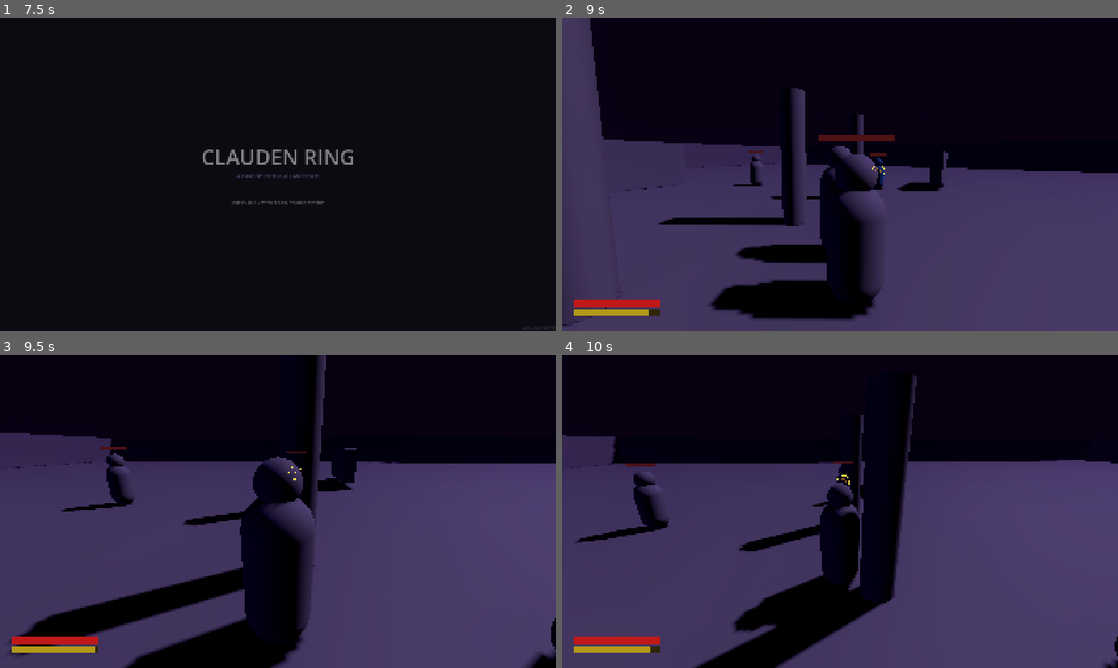
Above: before the commit, frames 1-4 (two rows, left to right).
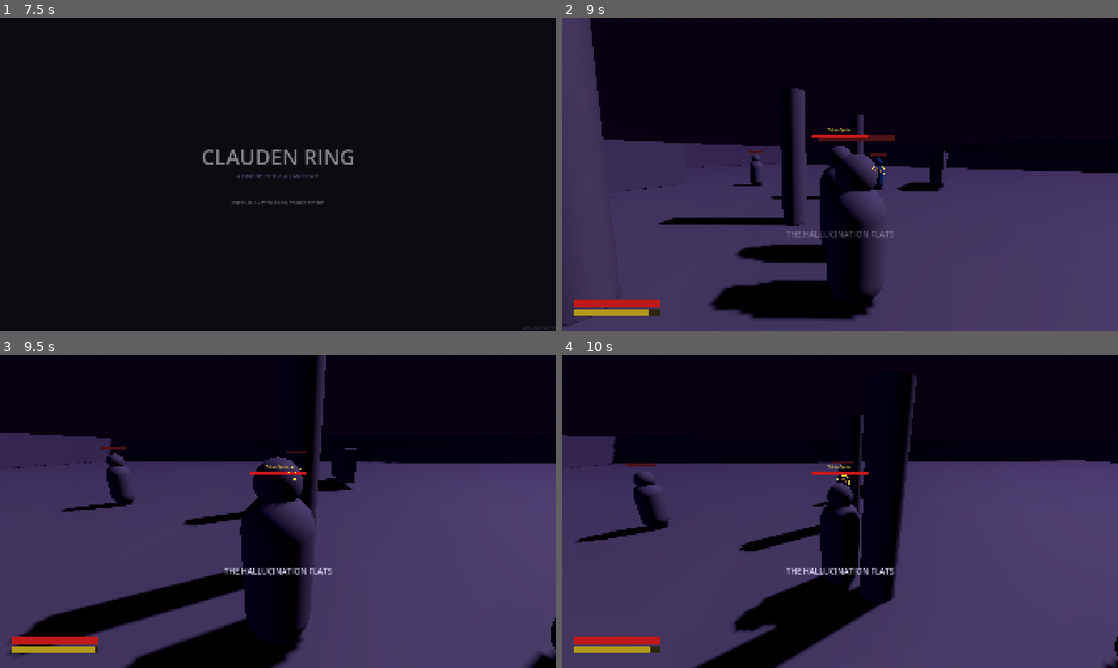
Above: after the commit, the same moments.

Repository: ninjahawk/Clauden-Ring
Game: Godot game, scene res://scenes/Boot.tscn
The game is run twice, just before and just after one commit, with the same random seed, the same clock (stepped at 60 frames per second) and the same inputs.
Inputs (mouse positions are in pixels of both pictures, inside the frame that each line leads up to):
- Up to frame 1 (7.5 s): tap Enter at 0.5, 4.25, 5.75, 6.5 s; move the mouse to (400, 158) at 0.52 s; hold D (move_right) 0.53-1.28 s; hold Right mouse button (attack_heavy) 0.53-1.28 s; click (400, 158) at 0.67 s; move the mouse to (166, 190) at 1.27 s; hold S (move_back) 1.28-2.03 s; click (166, 190) at 1.35 s; move the mouse to (333, 105) at 2.02 s; hold D (move_right) 2.03-2.78 s; hold Space (dodge) 2.03-2.78 s; move the mouse to (250, 237) at 2.77 s; hold W (move_forward) 2.78-3.53 s; tap Middle mouse button (lock_on) at 2.85, 5.85 s; click (250, 237) at 2.92 s; tap Space (dodge) at 3.5, 5 s; move the mouse to (444, 221) at 3.52 s; hold Right mouse button (attack_heavy) 3.53-4.28 s; hold A (move_left) 3.53-5.03 s; move the mouse to (111, 127) at 4.27 s; click (111, 127) at 4.35 s; move the mouse to (305, 174) at 5.02 s; hold S (move_back) 5.03-5.78 s; hold Space (dodge) 5.03-5.78 s; click (305, 174) at 5.17 s; move the mouse to (194, 96) at 5.77 s; hold D (move_right) 5.78-6.53 s; move the mouse to (400, 158) at 6.52 s; hold W (move_forward) 6.53-7.28 s; hold Right mouse button (attack_heavy) 6.53-7.28 s; move the mouse to (166, 190) at 7.27 s; hold D (move_right) from 7.28 s (still down); click (166, 190) at 7.35 s
- Up to frame 2 (9 s): move the mouse to (851, 168) at 8.02 s; release D (move_right) at 8.03 s; hold W (move_forward) 8.03-8.78 s; hold Space (dodge) 8.03-8.78 s; move the mouse to (834, 180) at 8.77 s; hold A (move_left) from 8.78 s (still down); tap Middle mouse button (lock_on) at 8.85 s
- Up to frame 3 (9.5 s): keep holding A (move_left)
- Up to frame 4 (10 s): move the mouse to (878, 514) at 9.52 s; release A (move_left) at 9.53 s; hold W (move_forward) from 9.53 s (still down); hold Right mouse button (attack_heavy) from 9.53 s (still down)

Frame 1 is identical in both runs. In frame 2, 0.3% of the frame differs, in the area x 40-60%, y 35-71%; in frame 3, 0.4%; in frame 4, 0.4%.

Commit message:
AI parody flavor: zone title, enemy display names (Deprecated Model/Token Spitter), lock-on name+HP bar, fix capture.ps1 to target specific scenes

Diff:
--- a/scenes/enemies/Enemy.gd
+++ b/scenes/enemies/Enemy.gd
@@ -20,6 +20,9 @@
 var _body_meshes: Array[MeshInstance3D] = []
 var _original_materials: Array[Material] = []
 var _flash_material: StandardMaterial3D = null
+
+const display_name := "Deprecated Model"
+const lore := "Once deployed with confidence. Now shambles through hallucinations, repeating outputs no one asked for."
 
 func _ready() -> void:
 	add_to_group("enemy")
--- a/scenes/enemies/RangedEnemy.gd
+++ b/scenes/enemies/RangedEnemy.gd
@@ -1,4 +1,7 @@
 extends CharacterBody3D
+
+const display_name := "Token Spitter"
+const lore := "Maintains distance. Fires probabilistic projectiles. Each shot is confident and wrong."
 
 const SPEED := 2.0
 const RETREAT_SPEED := 3.5
--- a/scenes/ui/LockOnReticle.gd
+++ b/scenes/ui/LockOnReticle.gd
@@ -5,31 +5,46 @@
 var reticle_alpha: float = 0.0
 var spin: float = 0.0
 var screen_pos: Vector2 = Vector2.ZERO
-var show_reticle: bool = false
+var current_target: Node = null
+
+@onready var name_label: Label = $CanvasLayer/NameLabel
+@onready var hp_fill: ColorRect = $CanvasLayer/TargetBar/Fill
 
 func _ready() -> void:
 	player = get_tree().get_first_node_in_group("player")
+	name_label.modulate.a = 0.0
+	hp_fill.modulate.a = 0.0
 
 func _process(delta: float) -> void:
 	camera = get_viewport().get_camera_3d()
 	if not camera or not player:
-		show_reticle = false
-		reticle_alpha = move_toward(reticle_alpha, 0.0, delta * 6.0)
-		queue_redraw()
+		_fade_out(delta)
 		return
-
 	var target: Node = player.get("lock_target")
 	if not target or target.get("is_dead"):
-		show_reticle = false
-		reticle_alpha = move_toward(reticle_alpha, 0.0, delta * 6.0)
-		queue_redraw()
+		_fade_out(delta)
 		return
-
-	show_reticle = true
 	reticle_alpha = move_toward(reticle_alpha, 1.0, delta * 10.0)
+	name_label.modulate.a = reticle_alpha
+	hp_fill.modulate.a = reticle_alpha
 	spin += delta * 1.2
 	var world_pos: Vector3 = target.global_position + Vector3(0, 1.0, 0)
 	screen_pos = camera.unproject_position(world_pos)
+	# Update name if target changed
+	if target != current_target:
+		current_target = target
+		var dname = target.get("display_name")
+		name_label.text = str(dname) if dname else "???"
+	# Update target HP bar
+	var hp_pct: float = clampf(float(target.get("hp")) / float(target.get("HP_MAX")), 0.0, 1.0)
+	hp_fill.size.x = 200.0 * hp_pct
+	queue_redraw()
+
+func _fade_out(delta: float) -> void:
+	reticle_alpha = move_toward(reticle_alpha, 0.0, delta * 6.0)
+	name_label.modulate.a = reticle_alpha
+	hp_fill.modulate.a = reticle_alpha
+	current_target = null
 	queue_redraw()
 
 func _draw() -> void:
@@ -37,15 +52,10 @@
 		return
 	var a := reticle_alpha
 	var r := 22.0
-	var col_outer := Color(1.0, 0.9, 0.3, a)
-	var col_inner := Color(1.0, 0.6, 0.1, a * 0.5)
-	# Outer spinning arc segments
+	var col := Color(1.0, 0.9, 0.3, a)
+	var col_dim := Color(1.0, 0.6, 0.1, a * 0.5)
 	for i in 4:
 		var angle := spin + i * PI * 0.5
-		var arc_start := angle
-		var arc_end := angle + PI * 0.35
-		draw_arc(screen_pos, r, arc_start, arc_end, 16, col_outer, 2.0)
-	# Inner static circle
-	draw_arc(screen_pos, r * 0.45, 0, TAU, 24, col_inner, 1.5)
-	# Center dot
+		draw_arc(screen_pos, r, angle, angle + PI * 0.35, 16, col, 2.0)
+	draw_arc(screen_pos, r * 0.45, 0, TAU, 24, col_dim, 1.5)
 	draw_circle(screen_pos, 2.5, Color(1.0, 0.9, 0.3, a))
--- a/scenes/ui/LockOnReticle.tscn
+++ b/scenes/ui/LockOnReticle.tscn
@@ -7,3 +7,40 @@
 
 [node name="Reticle" type="Node2D" parent="."]
 script = ExtResource("1_reticle")
+
+[node name="CanvasLayer" type="CanvasLayer" parent="Reticle"]
+layer = 5
+
+[node name="NameLabel" type="Label" parent="Reticle/CanvasLayer"]
+anchor_left = 0.5
+anchor_top = 0.36
+anchor_right = 0.5
+anchor_bottom = 0.36
+offset_left = -150.0
+offset_top = -12.0
+offset_right = 150.0
+offset_bottom = 12.0
+text = "Deprecated Model"
+horizontal_alignment = 1
+theme_override_font_sizes/font_size = 13
+theme_override_colors/font_color = Color(1.0, 0.9, 0.3, 1)
+
+[node name="TargetBar" type="Control" parent="Reticle/CanvasLayer"]
+anchor_left = 0.5
+anchor_top = 0.36
+anchor_right = 0.5
+anchor_bottom = 0.36
+offset_left = -100.0
+offset_top = 14.0
+offset_right = 100.0
+offset_bottom = 26.0
+
+[node name="Background" type="ColorRect" parent="Reticle/CanvasLayer/TargetBar"]
+anchor_right = 1.0
+anchor_bottom = 1.0
+color = Color(0.1, 0.05, 0.05, 0.7)
+
+[node name="Fill" type="ColorRect" parent="Reticle/CanvasLayer/TargetBar"]
+anchor_bottom = 1.0
+offset_right = 200.0
+color = Color(0.8, 0.1, 0.1, 1)
--- /dev/null
+++ b/scenes/ui/ZoneTitle.gd
@@ -0,0 +1,25 @@
+extends CanvasLayer
+
+@onready var label: Label = $Label
+
+func _ready() -> void:
+	label.modulate.a = 0.0
+
+func show_zone(zone_name: String) -> void:
+	label.text = zone_name
+	_animate()
+
+func _animate() -> void:
+	var t := 0.0
+	# Fade in
+	while t < 1.0:
+		t = minf(t + get_process_delta_time() * 1.2, 1.0)
+		label.modulate.a = t
+		await get_tree().process_frame
+	await get_tree().create_timer(2.5).timeout
+	# Fade out
+	t = 1.0
+	while t > 0.0:
+		t = maxf(t - get_process_delta_time() * 0.6, 0.0)
+		label.modulate.a = t
+		await get_tree().process_frame
--- /dev/null
+++ b/scenes/ui/ZoneTitle.tscn
@@ -0,0 +1,21 @@
+[gd_scene load_steps=2 format=3]
+
+[ext_resource type="Script" path="res://scenes/ui/ZoneTitle.gd" id="1_zone"]
+
+[node name="ZoneTitle" type="CanvasLayer"]
+layer = 8
+script = ExtResource("1_zone")
+
+[node name="Label" type="Label" parent="."]
+anchor_left = 0.5
+anchor_top = 0.7
+anchor_right = 0.5
+anchor_bottom = 0.7
+offset_left = -300.0
+offset_top = -30.0
+offset_right = 300.0
+offset_bottom = 30.0
+text = "THE HALLUCINATION FLATS"
+horizontal_alignment = 1
+theme_override_font_sizes/font_size = 28
+theme_override_colors/font_color = Color(0.85, 0.82, 0.95, 1)
--- a/scenes/world/Main.tscn
+++ b/scenes/world/Main.tscn
@@ -10,6 +10,7 @@
 [ext_resource type="PackedScene" path="res://scenes/ui/LockOnReticle.tscn" id="8_reticle"]
 [ext_resource type="PackedScene" path="res://scenes/world/HallucinationFlats.tscn" id="9_world"]
 [ext_resource type="PackedScene" path="res://scenes/enemies/RangedEnemy.tscn" id="10_ranged"]
+[ext_resource type="PackedScene" path="res://scenes/ui/ZoneTitle.tscn" id="11_zone"]
 
 [sub_resource type="ProceduralSkyMaterial" id="ProceduralSkyMaterial_1"]
 sky_top_color = Color(0.04, 0.04, 0.1, 1)
@@ -85,5 +86,7 @@
 [node name="DebugCapture" type="Node" parent="."]
 script = ExtResource("2_debug")
 
+[node name="ZoneTitle" parent="." instance=ExtResource("11_zone")]
+
 [node name="GameManager" type="Node" parent="."]
 script = ExtResource("6_gm")
--- a/scripts/GameManager.gd
+++ b/scripts/GameManager.gd
@@ -1,11 +1,15 @@
 extends Node
 
 @onready var death_screen: Node = $"../DeathScreen"
+@onready var zone_title: Node = $"../ZoneTitle"
 
 func _ready() -> void:
 	var player := get_tree().get_first_node_in_group("player")
 	if player:
 		player.died.connect(_on_player_died.bind(player))
+	if zone_title:
+		await get_tree().create_timer(1.0).timeout
+		zone_title.show_zone("THE HALLUCINATION FLATS")
 
 func _on_player_died(player: Node) -> void:
 	death_screen.play(player.respawn)
Not shown, added: scenes/ui/ZoneTitle.gd.uid
Not shown: 1 places in scenes/world/Main.tscn that only renumber resources
Not shown, changed: tools/capture.ps1
